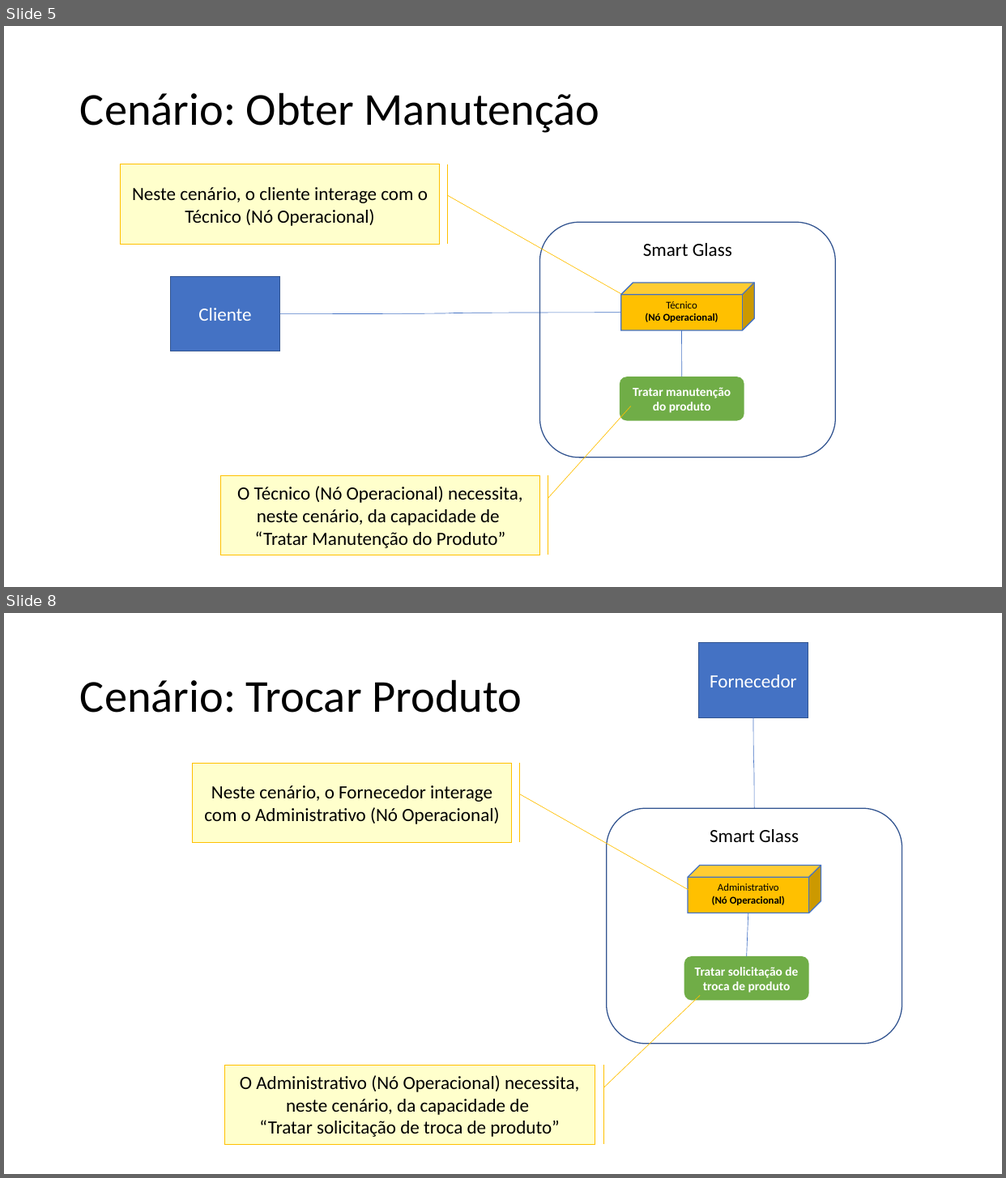
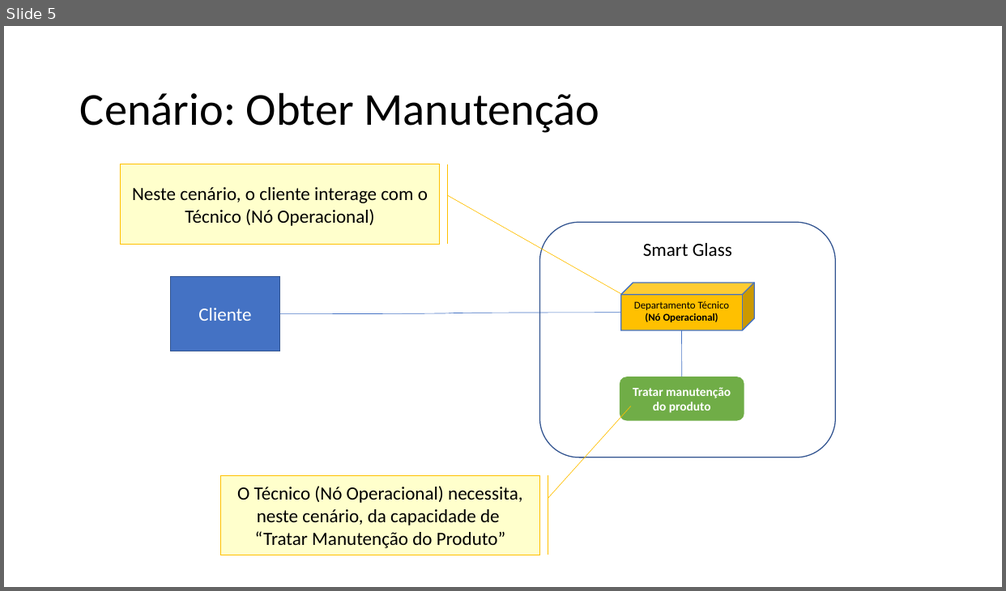
Before and after one commit to Geremias-ms/ENGENHARIADEREQUISITOS, a slide deck: 015 - ARQUITETURA DE NEGOCIO PARA CADA CENÁRIO.pptx. Shown one above the other, each under a label of ours: slides 5 and 8 before the commit, slide 5 after it; the slides between them are not shown. The pictures are 1006x1178 and 1006x591 pixels, drawn with LibreOffice and Linux fonts; fonts in the diff are those of the drawing. Boxes give left, top, right and bottom in pixels: in the first picture for what was removed or moved away, otherwise in the second. Text is boxed around its words. In the diff, an @@ line names an element or a change of style, - is before the commit and + after.

Commit message:
015 - ARQUITETURA DE NEGOCIO PARA CADA CENÁRIO

```diff
--- a/015 - ARQUITETURA DE NEGOCIO PARA CADA CENÁRIO.pptx
+++ b/015 - ARQUITETURA DE NEGOCIO PARA CADA CENÁRIO.pptx
@@ slide 8 removed at bbox=[4, 613, 1002, 1174], background #FFFFFF @@
@@ rectangle removed at bbox=[699, 643, 808, 717] @@
-Fornecedor
@@ title removed at bbox=[80, 679, 522, 713] @@
-Cenário: Trocar Produto
@@ curved line removed from (753, 717) to (754, 808) @@
@@ accent border callout removed at bbox=[193, 764, 512, 843] @@
-Neste cenário, o Fornecedor interage com o Administrativo (Nó Operacional)
@@ rounded rectangle removed at bbox=[607, 808, 902, 1043] @@
-Smart Glass
@@ cube removed at bbox=[688, 865, 820, 914] @@
-Administrativo
-(Nó Operacional)
@@ line removed from (748, 914) to (747, 956) @@
@@ rounded rectangle removed at bbox=[684, 956, 809, 1001] @@
-Tratar solicitação de troca de produto
@@ accent border callout removed at bbox=[225, 1065, 594, 1144] @@
-O Administrativo (Nó Operacional) necessita, neste cenário, da capacidade de
-“Tratar solicitação de troca de produto”
@@ slide 5 changed as well @@
@@ text in cube at bbox=[634, 301, 730, 310]: text changed @@
-Técnico
+Departamento Técnico
```
Also in this commit, not shown: 4 other slides changed, 3 other slides removed.
